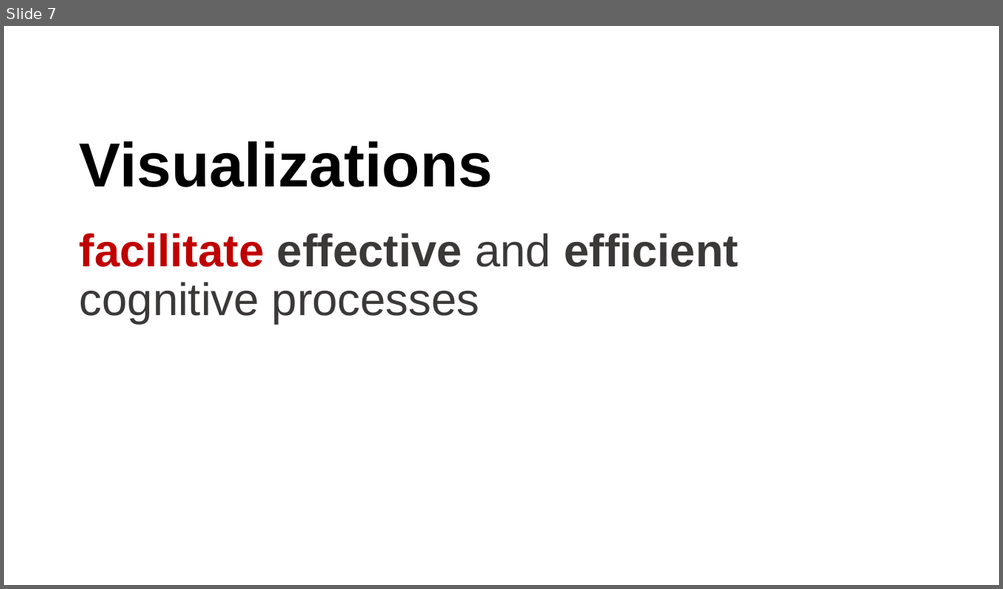
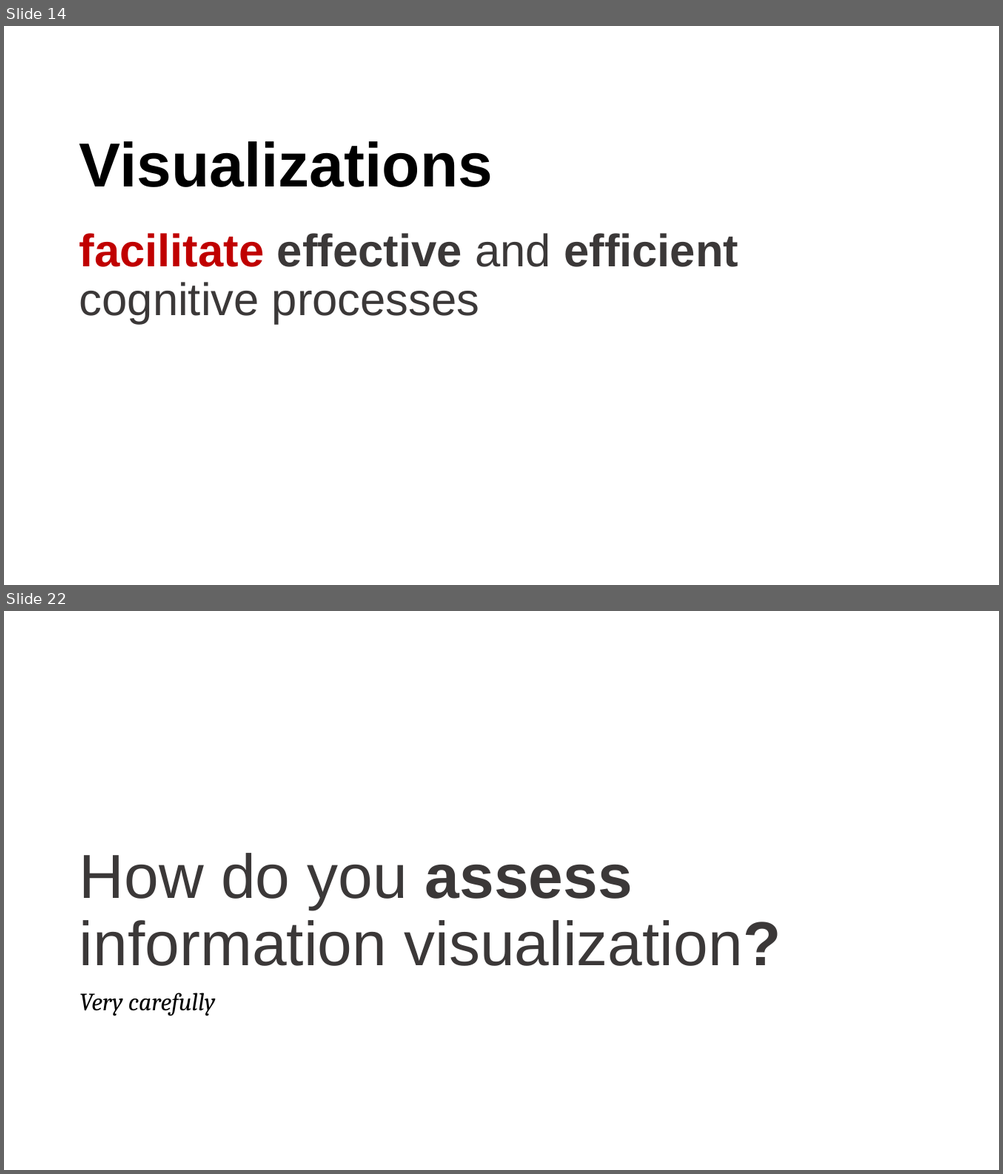
Before and after one commit to cathrynploehn-NIST/Visualizationintroduction, a slide deck: Information Visualization.pptx. Shown one above the other, each under a label of ours: slide 7 before the commit, slides 14 and 22 after it; the slides between them are not shown. The pictures are 1003x589 and 1003x1174 pixels, drawn with LibreOffice and Linux fonts; fonts in the diff are those of the drawing. Boxes give left, top, right and bottom in pixels: in the first picture for what was removed or moved away, otherwise in the second. Text is boxed around its words. In the diff, an @@ line names an element or a change of style, - is before the commit and + after.

```diff
--- a/Information Visualization.pptx
+++ b/Information Visualization.pptx
@@ slide 22 added at (4,611,999,1170), background #FFFFFF @@
@@ title added at (79,853,780,966), 60 pt, text #3B3838 @@
+How do you assess
+information visualization?
@@ text added at (79,993,215,1017), 24 pt, text #000000, italic @@
+Very carefully
@@ what was slide 7 is now slide 14 @@
```
Also in this commit, not shown: 6 slides changed, 15 other slides added, 2 slides removed, 15 other files.
